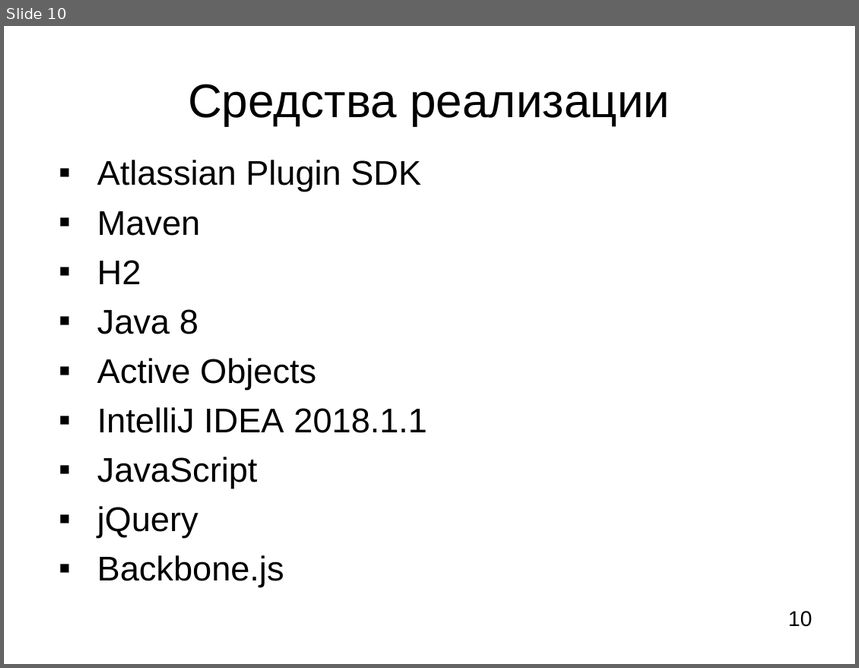
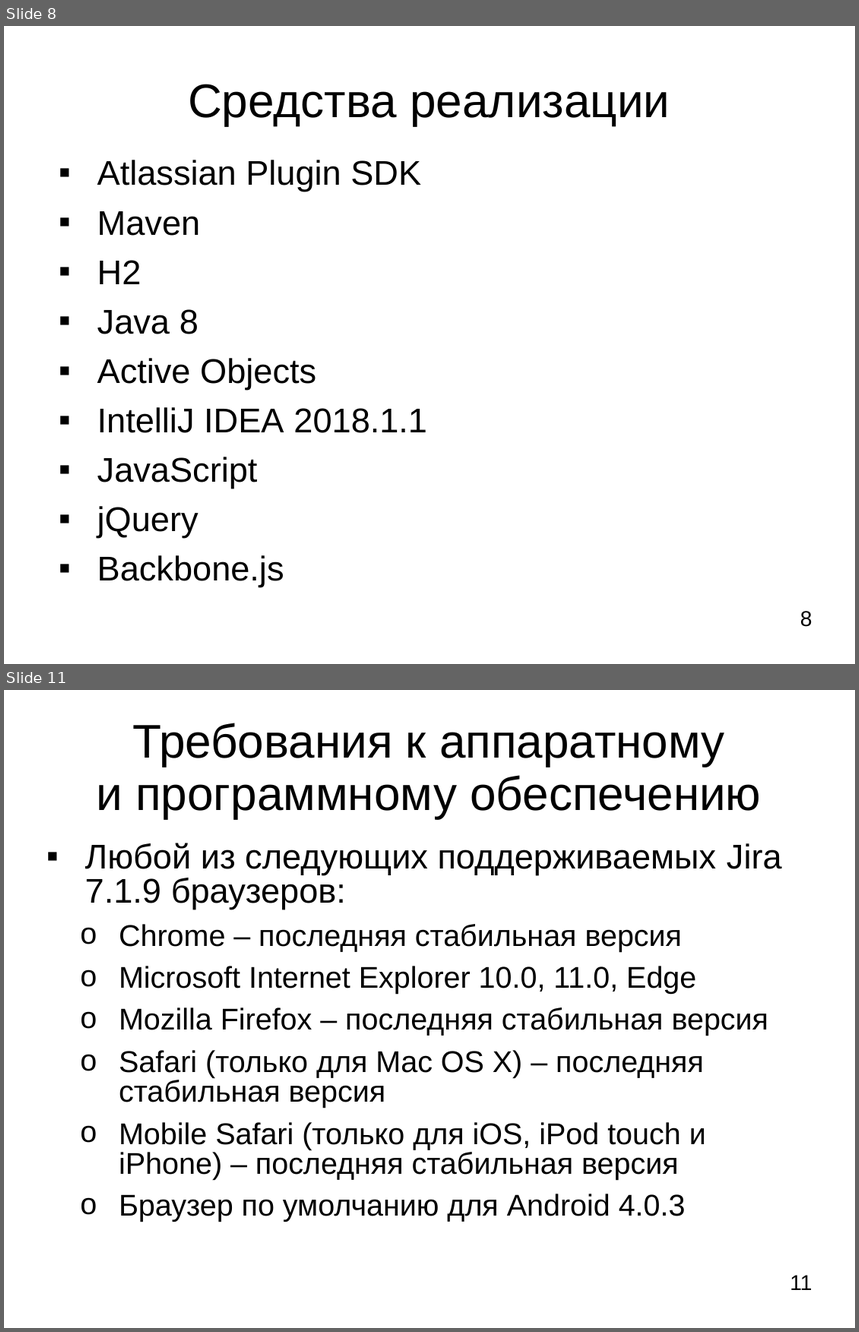
Before and after one commit to LilyTs/Diplom, a slide deck: Цаплина_(Дипломная).ppt. Shown one above the other, each under a label of ours: slide 10 before the commit, slides 8 and 11 after it; the slides between them are not shown. The pictures are 859x668 and 859x1332 pixels, drawn with LibreOffice and Linux fonts; fonts in the diff are those of the drawing. Boxes give left, top, right and bottom in pixels: in the first picture for what was removed or moved away, otherwise in the second. Text is boxed around its words. In the diff, an @@ line names an element or a change of style, - is before the commit and + after.

```diff
--- a/Цаплина_(Дипломная).ppt
+++ b/Цаплина_(Дипломная).ppt
@@ slide 11 added at bbox=[4, 690, 855, 1328], background #FFFFFF @@
@@ title added at bbox=[96, 723, 761, 819], 44 pt, text #000000 @@
+Требования к аппаратному и программному обеспечению
@@ text added at bbox=[85, 843, 782, 1222], 28 pt, text #000000 @@
+▪ Любой из следующих поддерживаемых Jira 7.1.9 браузеров:
+  o Chrome – последняя стабильная версия
+  o Microsoft Internet Explorer 10.0, 11.0, Edge
+  o Mozilla Firefox – последняя стабильная версия
+  o Safari (только для Mac OS X) – последняя стабильная версия
+  o Mobile Safari (только для iOS, iPod touch и iPhone) – последняя стабильная версия
+  o Браузер по умолчанию для Android 4.0.3
@@ page number added at bbox=[790, 1275, 812, 1290], 20 pt, text #000000 @@
+11
@@ what was slide 10 is now slide 8 @@
@@ page number at bbox=[800, 611, 813, 627]: text changed @@
-10
+8
```
Also in this commit, not shown: 8 slides changed, 3 other slides added, 13 slides removed, 2 other files.
